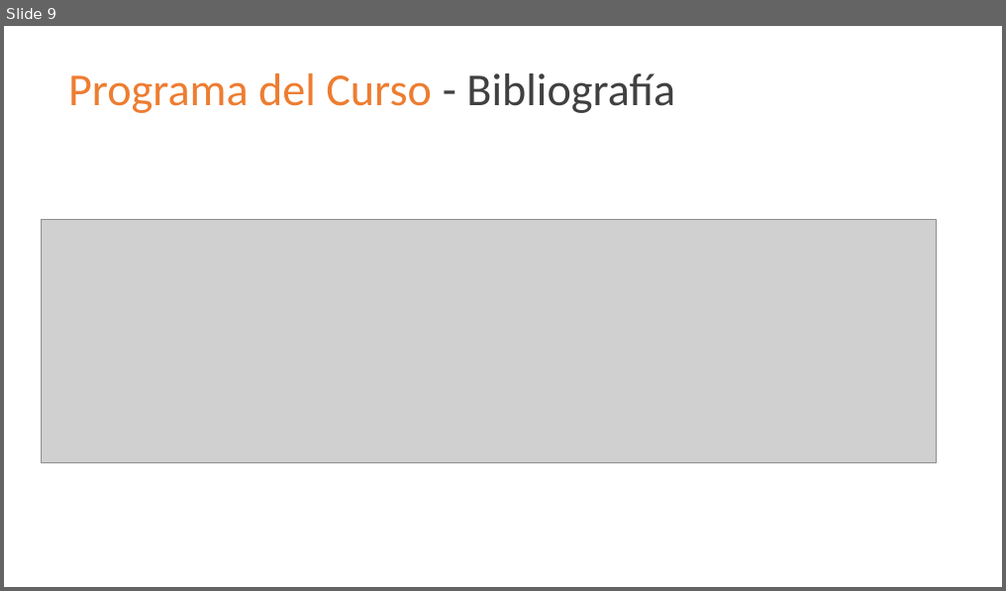
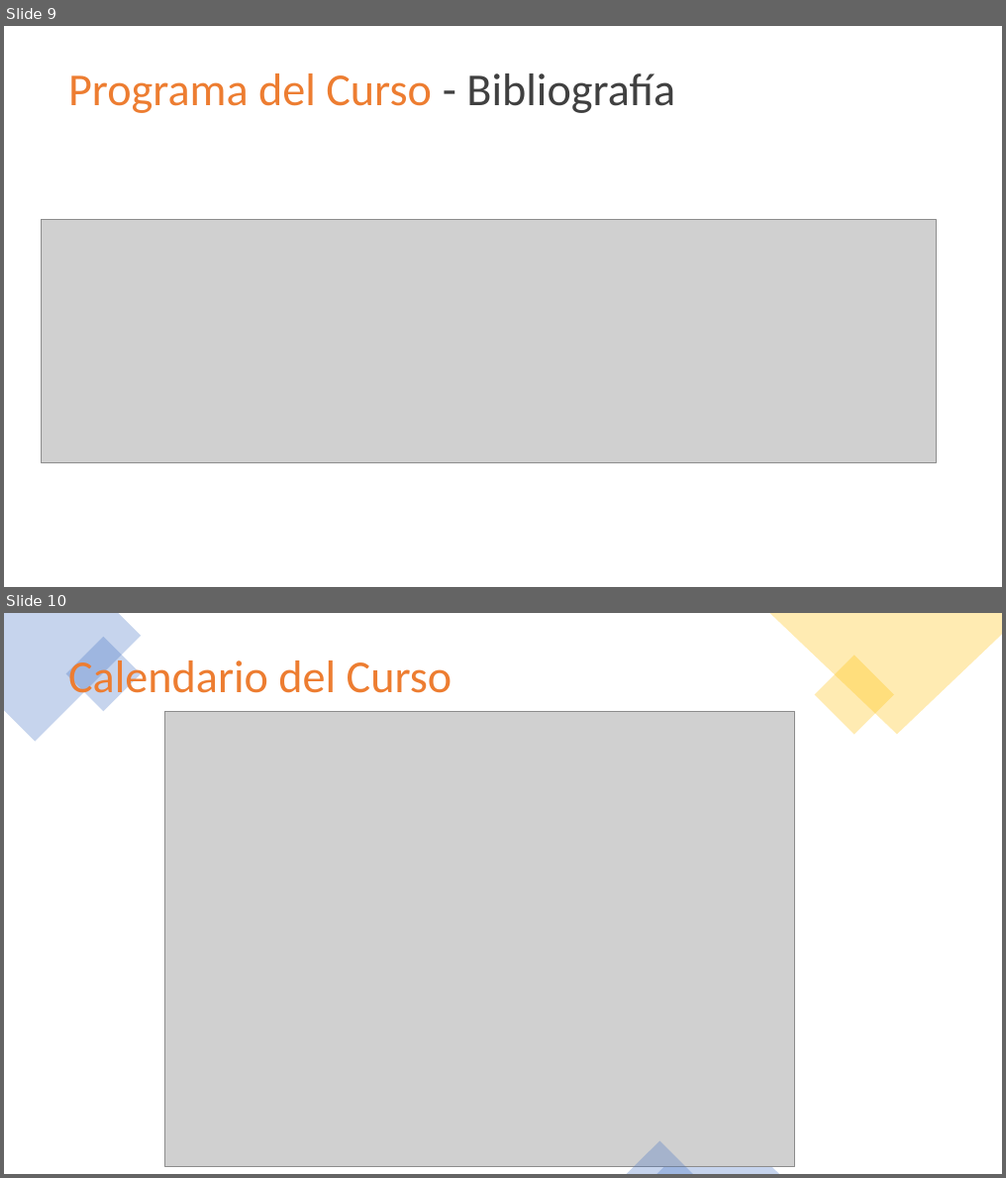
Before and after one commit to domingomery/imagenes, a slide deck: clases/Cap00_Lineas_Generales/program/IMG00_PresentationCurso.pptx. Shown one above the other, each under a label of ours: slide 9 before the commit, slides 9 and 10 after it. The pictures are 1006x591 and 1006x1178 pixels, drawn with LibreOffice and Linux fonts; fonts in the diff are those of the drawing; grey boxes stand for pictures. Boxes give left, top, right and bottom in pixels: in the first picture for what was removed or moved away, otherwise in the second. Text is boxed around its words. In the diff, an @@ line names an element or a change of style, - is before the commit and + after.

```diff
--- a/clases/Cap00_Lineas_Generales/program/IMG00_PresentationCurso.pptx
+++ b/clases/Cap00_Lineas_Generales/program/IMG00_PresentationCurso.pptx
@@ slide 10 added at box(4, 613, 1002, 1174), background #FFFFFF @@
@@ freeform shape added at box(4, 613, 141, 742), fill #4472C4 at 30% opacity @@
@@ rectangle added at box(66, 637, 142, 712), fill #4472C4 at 30% opacity @@
@@ freeform shape added at box(770, 613, 1002, 735), fill #FFC000 at 30% opacity @@
@@ text added at box(68, 654, 452, 703), 44 pt, text #ED7D31 @@
+Calendario del Curso
@@ rectangle added at box(815, 656, 894, 735), fill #FFC000 at 30% opacity @@
@@ picture added at box(165, 711, 794, 1167) @@
@@ triangle added at box(656, 1114, 779, 1174), fill #4472C4 at 30% opacity @@
@@ triangle added at box(627, 1142, 693, 1174), fill #4472C4 at 30% opacity @@
```
Also in this commit, not shown: 7 other files.
